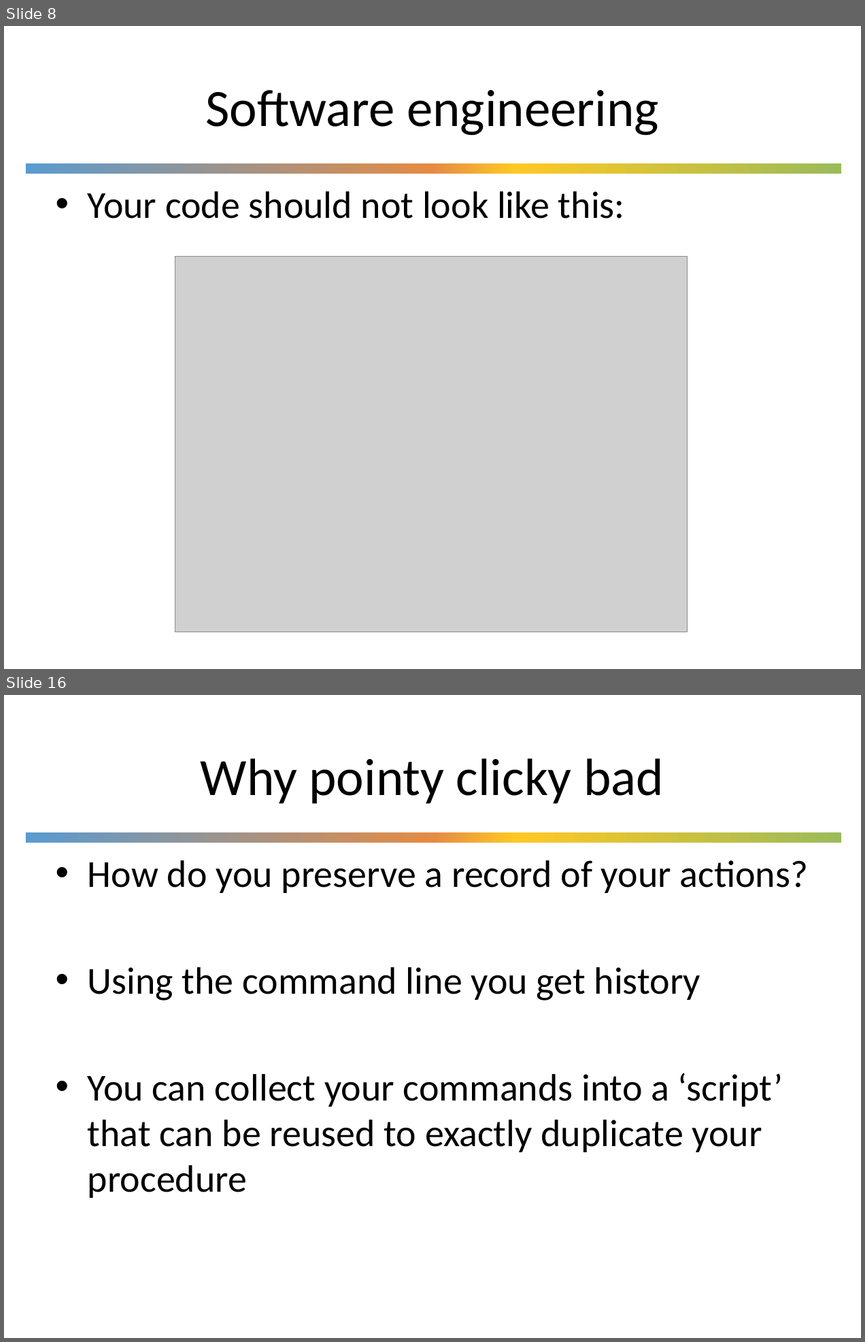
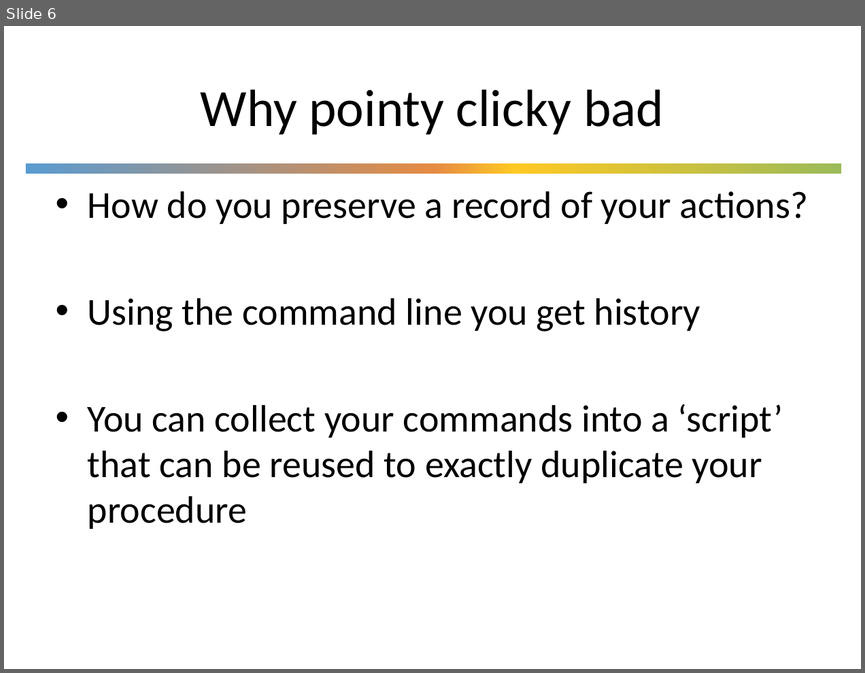
Before and after one commit to UWDIRECT/UWDIRECT.github.io, a slide deck: Wi21_content/SEDS/L1.1.Command_Line.pptx. Shown one above the other, each under a label of ours: slides 8 and 16 before the commit, slide 6 after it; the slides between them are not shown. The pictures are 865x1342 and 865x673 pixels, drawn with LibreOffice and Linux fonts; fonts in the diff are those of the drawing; grey boxes stand for pictures; background and template pictures are left out. Boxes give left, top, right and bottom in pixels: in the first picture for what was removed or moved away, otherwise in the second. Text is boxed around its words. In the diff, an @@ line names an element or a change of style, - is before the commit and + after.

Commit message:
fixed missing images from corrupted ppt

```diff
--- a/Wi21_content/SEDS/L1.1.Command_Line.pptx
+++ b/Wi21_content/SEDS/L1.1.Command_Line.pptx
@@ slide 8 removed at bbox=[4, 26, 861, 669], background #FFFFFF; not listed: 1 template element that a slide beside it also shows @@
@@ title removed at bbox=[205, 90, 659, 135] @@
-Software engineering
@@ text removed at bbox=[88, 191, 625, 218] @@
-• Your code should not look like this:
@@ picture removed at bbox=[175, 257, 687, 632] @@
@@ what was slide 16 is now slide 6 @@
```
Also in this commit, not shown: 1 slide changed, 2 slides added, 11 other slides removed.
